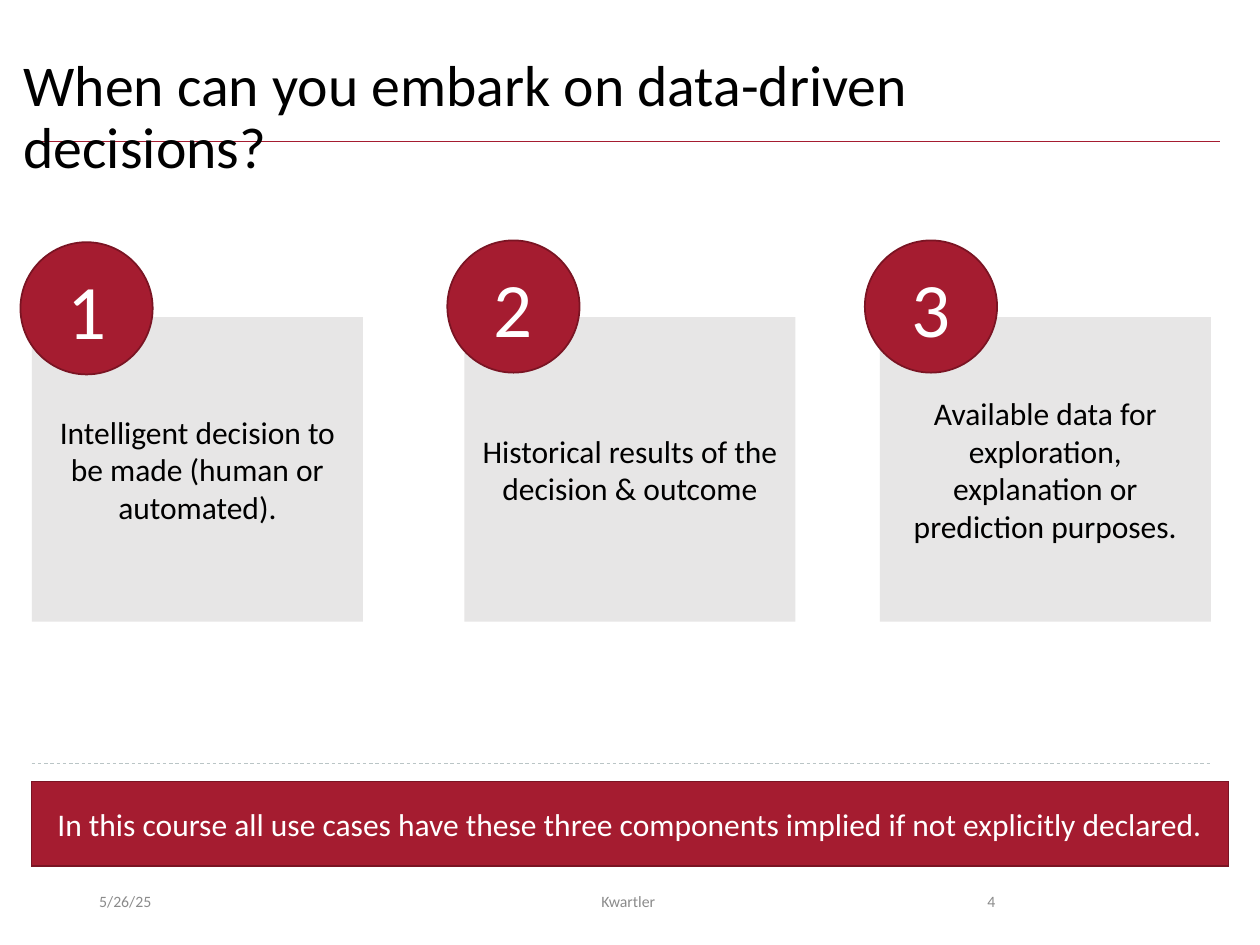
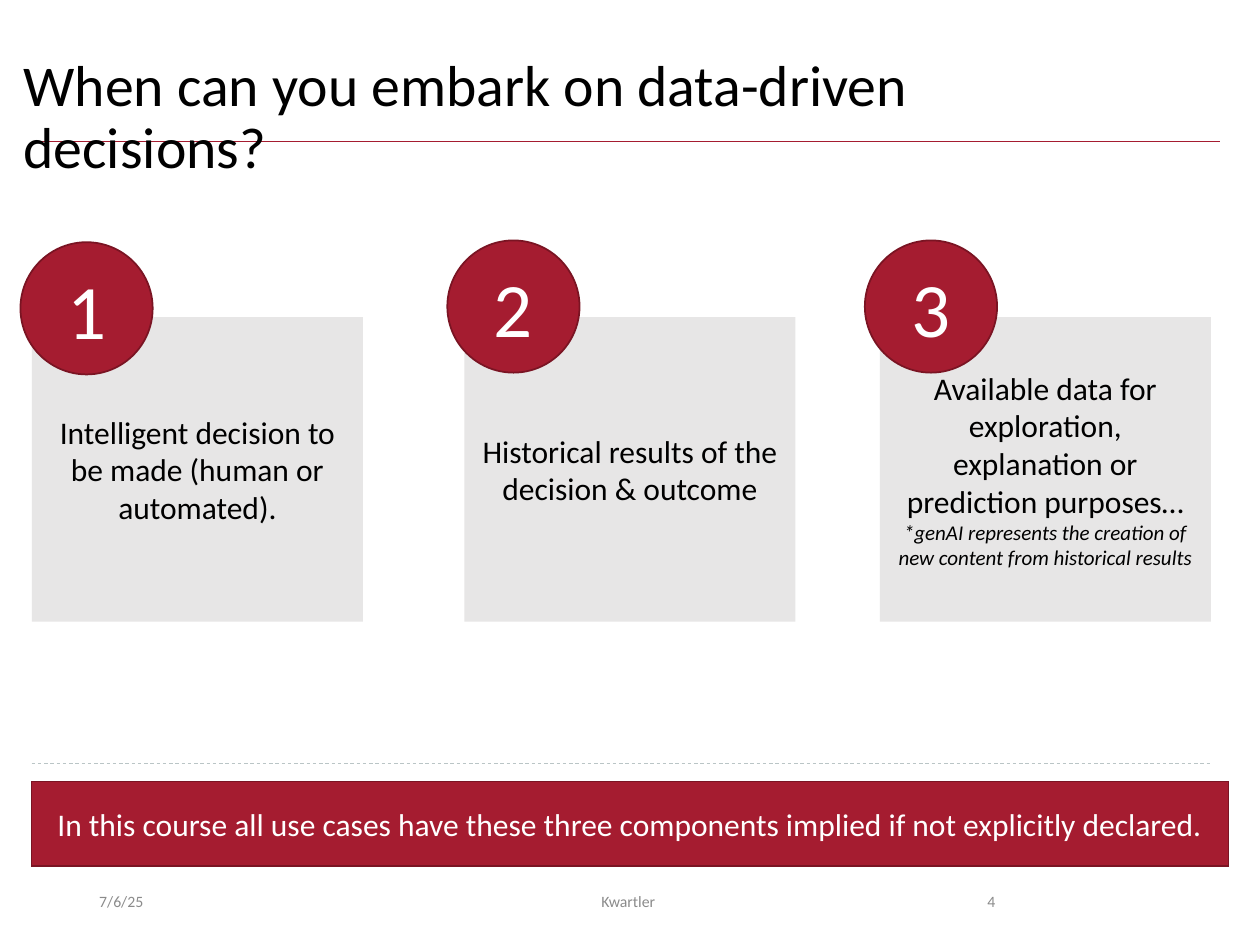
Before and after one commit to wodajack/Vienna_25, a slide deck: slide 4 of Summer/Day1/B_IntroToDM.pptx. Drawn at 1260x945 pixels with LibreOffice and Linux fonts; fonts in the diff are those of the drawing; background and template pictures are left out. Boxes give left, top, right and bottom in pixels: in the first picture for what was removed or moved away, otherwise in the second. Text is boxed around its words. In the diff, an @@ line names an element or a change of style, - is before the commit and + after.

```diff
--- a/Summer/Day1/B_IntroToDM.pptx
+++ b/Summer/Day1/B_IntroToDM.pptx
@@ text in rectangle at <box>899,373,1192,568</box>: text changed @@
-Available data for exploration, explanation or prediction purposes.
+Available data for exploration, explanation or prediction purposes…
+*genAI represents the creation of new content from historical results
@@ text at <box>99,896,143,908</box>: text changed @@
-5/26/25
+7/6/25
```
Also in this commit, not shown: 39 other slides changed, 38 other files.
